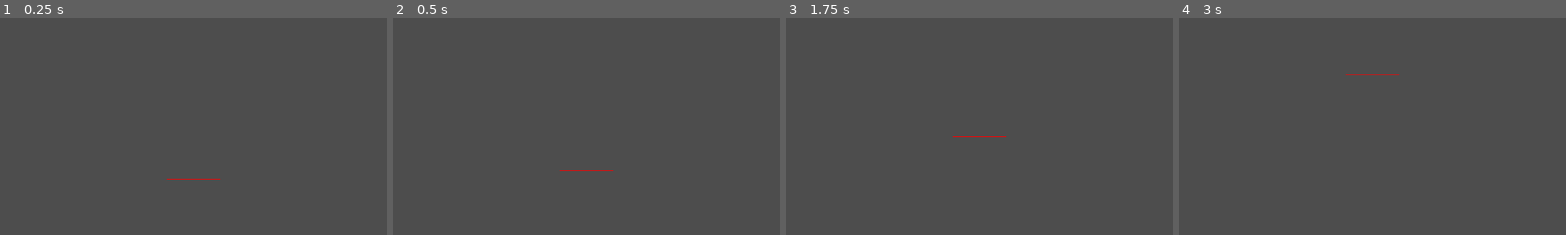
Above: before the commit, frames 1-4 (left to right).
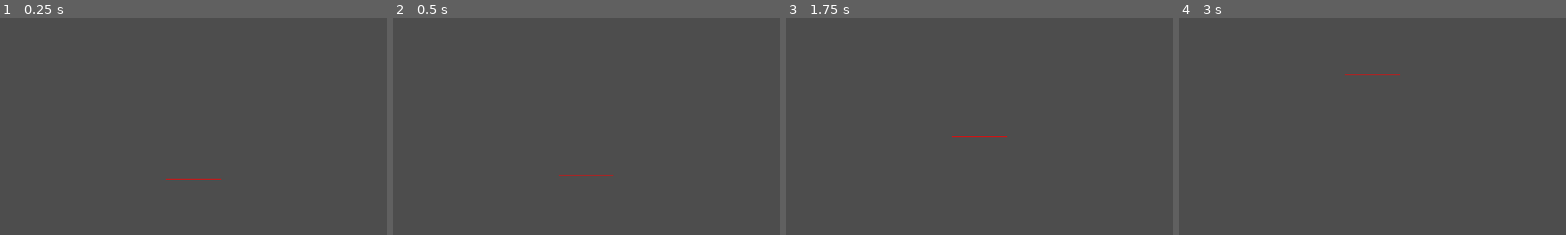
Above: after the commit, the same moments.

Repository: gameoflord012/Hollow-Knight
Game: Godot game, scene res://agent.tscn
The game is run twice, just before and just after one commit, with the same random seed, the same clock (stepped at 60 frames per second) and the same inputs.
Inputs:
- Up to frame 1 (0.25 s): no input
- Up to frame 2 (0.5 s): no input
- Up to frame 3 (1.75 s): tap Enter at 0.5 s; tap Space at 1.25 s
- Up to frame 4 (3 s): tap Enter at 2 s; tap Space at 2.75 s
The pictures show only the part of the screen within x 25-75%, y 29-79%; the shares and areas given below are measured in that part.

The runs differ from the first frame. In frame 1, less than 0.1% of the frame differs, in the area x 42-58%, y 74-75%; in frame 2, 0.1%, in the area x 42-57%, y 70-73%; in frame 3, less than 0.1%; in frame 4, less than 0.1%.

Commit message:
jump sta

Diff:
--- a/agent.tscn
+++ b/agent.tscn
@@ -189,10 +189,10 @@
 		Input.is_action_pressed(\"move_left\") and isOnRightWall or \\
 		Input.is_action_pressed(\"move_right\") and isOnLeftWall
 
-func get_wall_axis():
+func get_wall_axis() -> int:
 	if isOnLeftWall: return -1
 	elif isOnRightWall: return 1
-	return
+	return 0
 
 func _can_transition_to(stateName) -> bool:
 	match stateName:
@@ -218,7 +218,7 @@
 [node name="Node2D" type="Node2D"]
 
 [node name="CharacterBody2D" type="CharacterBody2D" parent="."]
-position = Vector2(160, -128)
+position = Vector2(-112, -144)
 wall_min_slide_angle = 0.506145
 script = ExtResource("1_jtk1t")
 
@@ -252,6 +252,7 @@
 script = SubResource("GDScript_o2lqo")
 
 [node name="WallSlide" type="Node2D" parent="CharacterBody2D/StateMachine"]
+scale = Vector2(1.02149, 1)
 script = SubResource("GDScript_l231q")
 fallingVelocity = 70.0
 wallDistance = 40.0
@@ -259,37 +260,69 @@
 
 [node name="WallJump" type="Node2D" parent="CharacterBody2D/StateMachine"]
 script = ExtResource("2_u4jb4")
-jumpVelocity = Vector2(900, 350)
+jumpVelocity = Vector2(900, 500)
 
 [node name="Camera2D" type="Camera2D" parent="CharacterBody2D"]
 position_smoothing_enabled = true
 drag_horizontal_enabled = true
 drag_left_margin = 0.1
 
-[node name="StaticBody2D" type="StaticBody2D" parent="."]
+[node name="level" type="Node2D" parent="."]
+
+[node name="StaticBody2D" type="StaticBody2D" parent="level"]
 position = Vector2(-24, 309)
 
-[node name="CollisionShape2D" type="CollisionShape2D" parent="StaticBody2D"]
-position = Vector2(0, -23)
-shape = SubResource("RectangleShape2D_v3ixk")
-metadata/_edit_lock_ = true
-
-[node name="StaticBody2D2" type="StaticBody2D" parent="."]
-position = Vector2(276, -64)
+[node name="CollisionShape2D" type="CollisionShape2D" parent="level/StaticBody2D"]
+position = Vector2(0, -23)
+shape = SubResource("RectangleShape2D_v3ixk")
+metadata/_edit_lock_ = true
+
+[node name="StaticBody2D2" type="StaticBody2D" parent="level"]
+position = Vector2(48, -40)
 rotation = -1.57079
 scale = Vector2(0.64, 1)
 
-[node name="CollisionShape2D" type="CollisionShape2D" parent="StaticBody2D2"]
-position = Vector2(0, -23)
-shape = SubResource("RectangleShape2D_v3ixk")
-metadata/_edit_lock_ = true
-
-[node name="StaticBody2D3" type="StaticBody2D" parent="."]
-position = Vector2(-256, -16)
+[node name="CollisionShape2D" type="CollisionShape2D" parent="level/StaticBody2D2"]
+position = Vector2(0, -23)
+shape = SubResource("RectangleShape2D_v3ixk")
+metadata/_edit_lock_ = true
+
+[node name="StaticBody2D3" type="StaticBody2D" parent="level"]
+position = Vector2(-328, -328)
+rotation = -1.57079
+scale = Vector2(1.28, 1)
+
+[node name="CollisionShape2D" type="CollisionShape2D" parent="level/StaticBody2D3"]
+position = Vector2(0, -23)
+shape = SubResource("RectangleShape2D_v3ixk")
+metadata/_edit_lock_ = true
+
+[node name="StaticBody2D5" type="StaticBody2D" parent="level"]
+position = Vector2(-136, -648)
 rotation = -1.57079
 scale = Vector2(0.64, 1)
 
-[node name="CollisionShape2D" type="CollisionShape2D" parent="StaticBody2D3"]
-position = Vector2(0, -23)
-shape = SubResource("RectangleShape2D_v3ixk")
-metadata/_edit_lock_ = true
+[node name="CollisionShape2D" type="CollisionShape2D" parent="level/StaticBody2D5"]
+position = Vector2(0, -23)
+shape = SubResource("RectangleShape2D_v3ixk")
+metadata/_edit_lock_ = true
+
+[node name="StaticBody2D6" type="StaticBody2D" parent="level"]
+position = Vector2(72, -344)
+rotation = -1.57079
+scale = Vector2(0.0399988, 6)
+
+[node name="CollisionShape2D" type="CollisionShape2D" parent="level/StaticBody2D6"]
+position = Vector2(0, -23)
+shape = SubResource("RectangleShape2D_v3ixk")
+metadata/_edit_lock_ = true
+
+[node name="StaticBody2D4" type="StaticBody2D" parent="level"]
+position = Vector2(704, 208)
+rotation = -1.57079
+scale = Vector2(0.177169, 7.12706)
+
+[node name="CollisionShape2D" type="CollisionShape2D" parent="level/StaticBody2D4"]
+position = Vector2(0, -23)
+shape = SubResource("RectangleShape2D_v3ixk")
+metadata/_edit_lock_ = true
